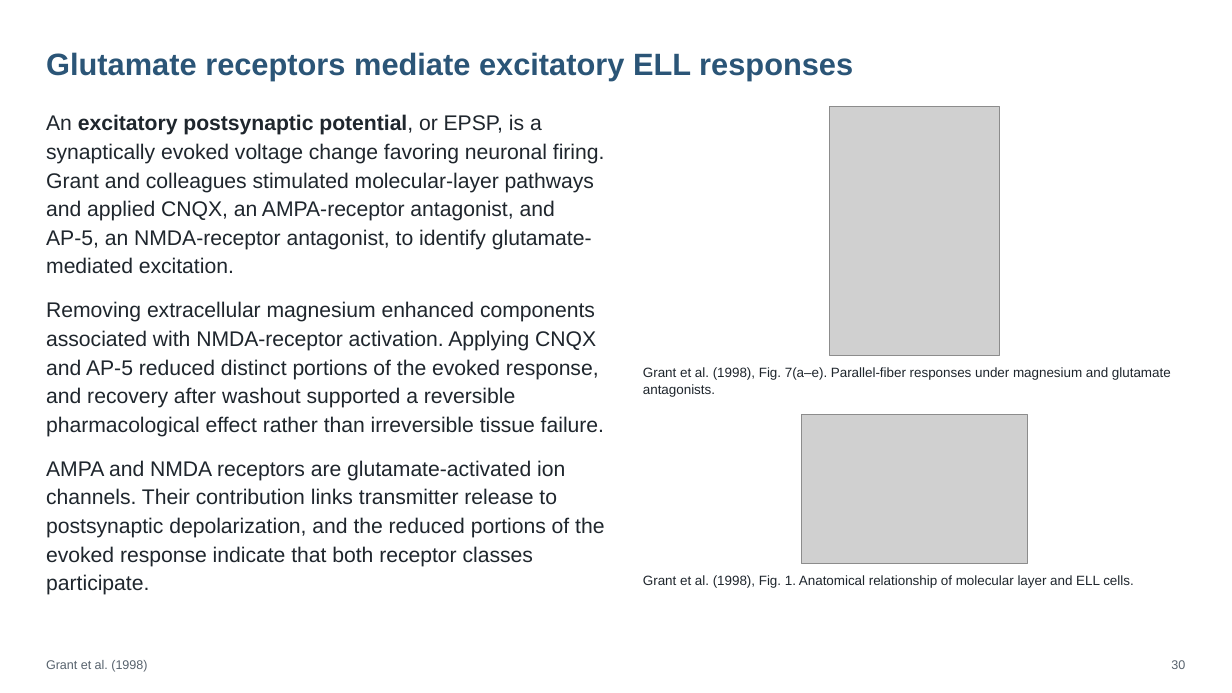
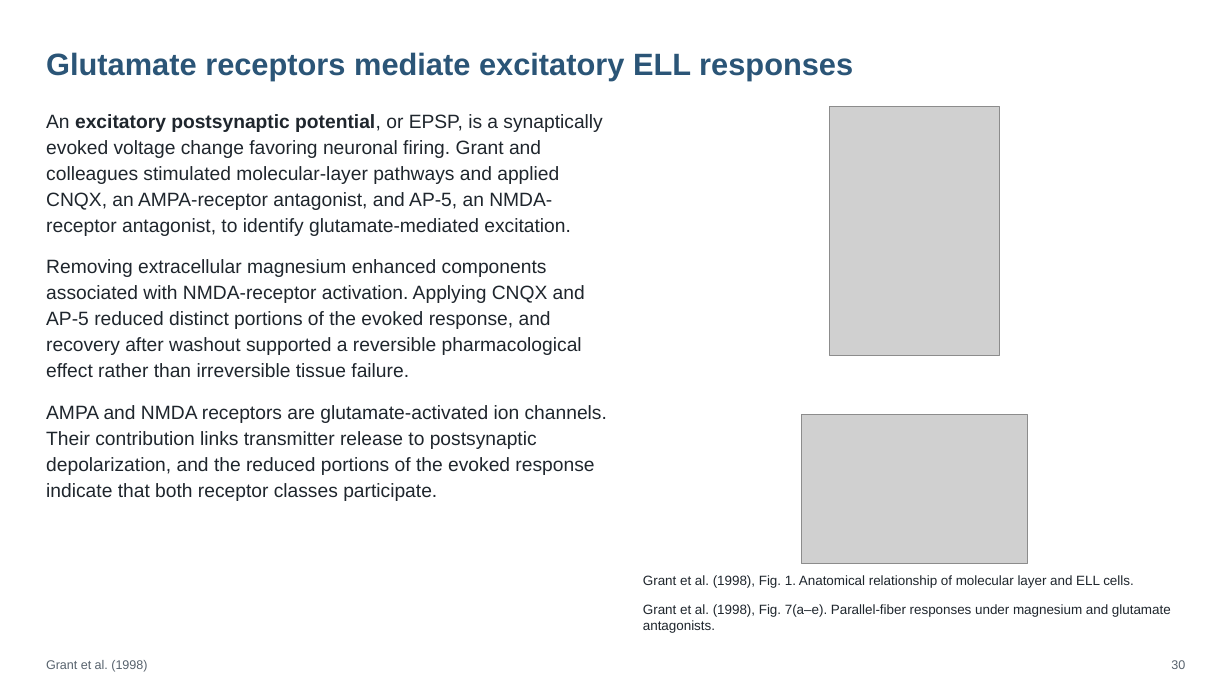
Before and after one commit to jordanxxlopez/NEUROETHOLOGY, a slide deck: slide 40 of scaffolded/Neuroethology_Lecture21_FA2026_SCAFFOLDED.pptx. Drawn at 1232x693 pixels with LibreOffice and Linux fonts; fonts in the diff are those of the drawing; grey boxes stand for pictures. Boxes give left, top, right and bottom in pixels: in the first picture for what was removed or moved away, otherwise in the second. Text is boxed around its words. In the diff, an @@ line names an element or a change of style, - is before the commit and + after.

```diff
--- a/scaffolded/Neuroethology_Lecture21_FA2026_SCAFFOLDED.pptx
+++ b/scaffolded/Neuroethology_Lecture21_FA2026_SCAFFOLDED.pptx
@@ text "An excitatory postsynaptic potential, or ..." at <box>46,114,607,501</box>: size 16.5 to 15 pt; line spacing 22.3pt to 20.2pt; more space between paragraphs @@
@@ text "Grant et al. (1998), Fig. ...": place and size @@
-text "Grant et al. (1998), Fig. ..." at <box>643,367,1171,397</box>
+text "Grant et al. (1998), Fig. ..." at <box>643,604,1171,633</box>
```
Also in this commit, not shown: 57 other slides changed, 6 other files.
